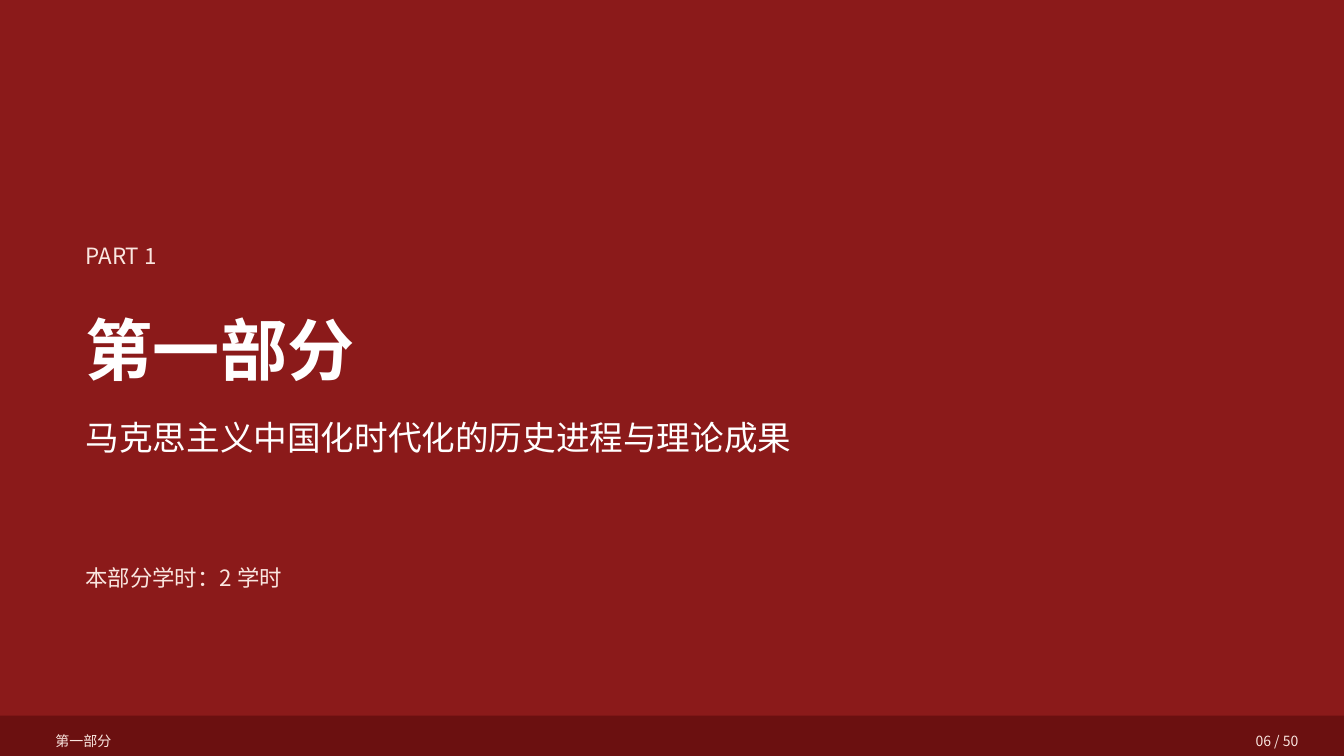
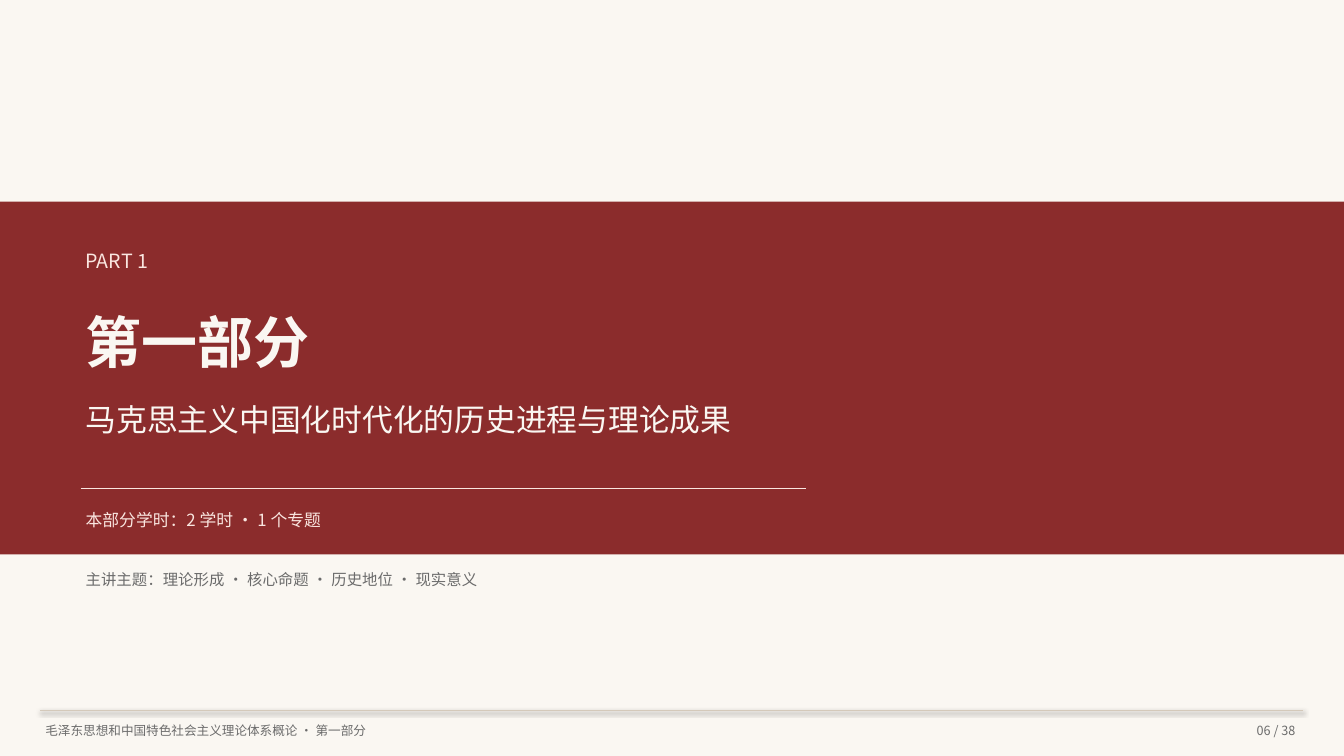
Before and after one commit to hsy358/obsidian-vault, a slide deck: slide 6 of 03-资源/PPT/毛泽东思想和中国特色社会主义理论体系概论 教学大纲概览.pptx. Drawn at 1344x756 pixels with LibreOffice and Linux fonts; fonts in the diff are those of the drawing. Boxes give left, top, right and bottom in pixels: in the first picture for what was removed or moved away, otherwise in the second. Text is boxed around its words. In the diff, an @@ line names an element or a change of style, - is before the commit and + after.

```diff
--- a/03-资源/PPT/毛泽东思想和中国特色社会主义理论体系概论 教学大纲概览.pptx
+++ b/03-资源/PPT/毛泽东思想和中国特色社会主义理论体系概论 教学大纲概览.pptx
@@ rectangle added at (x1=0, y1=0, x2=1344, y2=756), fill #FAF7F2 @@
@@ rectangle resized from (x1=0, y1=0, x2=1344, y2=756) to (x1=0, y1=202, x2=1344, y2=555) @@
@@ rectangle at (x1=0, y1=202, x2=1344, y2=555): fill #8B1A1A to #8B2C2C @@
@@ text "PART 1" at (x1=86, y1=253, x2=148, y2=268): size 16 to 14 pt; line spacing 1.3 to 1.2 @@
@@ text "第一部分" at (x1=86, y1=315, x2=310, y2=368): size 48 to 40 pt, text colour #FFFFFF to #FAF7F2; line spacing 1.3 to 1.2 @@
@@ text "马克思主义中国化时代化的历史进程与理论成果" moved from (x1=86, y1=421, x2=792, y2=453) to (x1=86, y1=405, x2=732, y2=434) @@
@@ text "马克思主义中国化时代化的历史进程与理论成果" at (x1=86, y1=405, x2=732, y2=434): size 24 to 22 pt, text colour #FFFFFF to #FAF7F2 @@
@@ line added from (81, 489) to (807, 489), #FAE6E0 0.75 pt @@
@@ text at (x1=86, y1=512, x2=321, y2=528): text changed; size 16 to 12 pt @@
-本部分学时：2 学时
+本部分学时：2 学时 · 1 个专题
@@ text added at (x1=86, y1=572, x2=478, y2=586), 11 pt, text #6B6B6B @@
+主讲主题：理论形成 · 核心命题 · 历史地位 · 现实意义
@@ rectangle removed at (x1=0, y1=716, x2=1344, y2=756) @@
@@ line added from (40, 711) to (1304, 711), #D4C9BA 0.75 pt @@
@@ text at (x1=45, y1=724, x2=366, y2=736): text changed; size 10 to 9 pt; text colour #FAE6E0 to #6B6B6B @@
-第一部分
+毛泽东思想和中国特色社会主义理论体系概论 · 第一部分
@@ text at (x1=1257, y1=725, x2=1295, y2=735): text changed; size 10 to 9 pt; text colour #FAE6E0 to #6B6B6B @@
-06 / 50
+06 / 38
```
Also in this commit, not shown: 14 other slides changed, 21 slides added, 36 slides removed, 1 other file.
